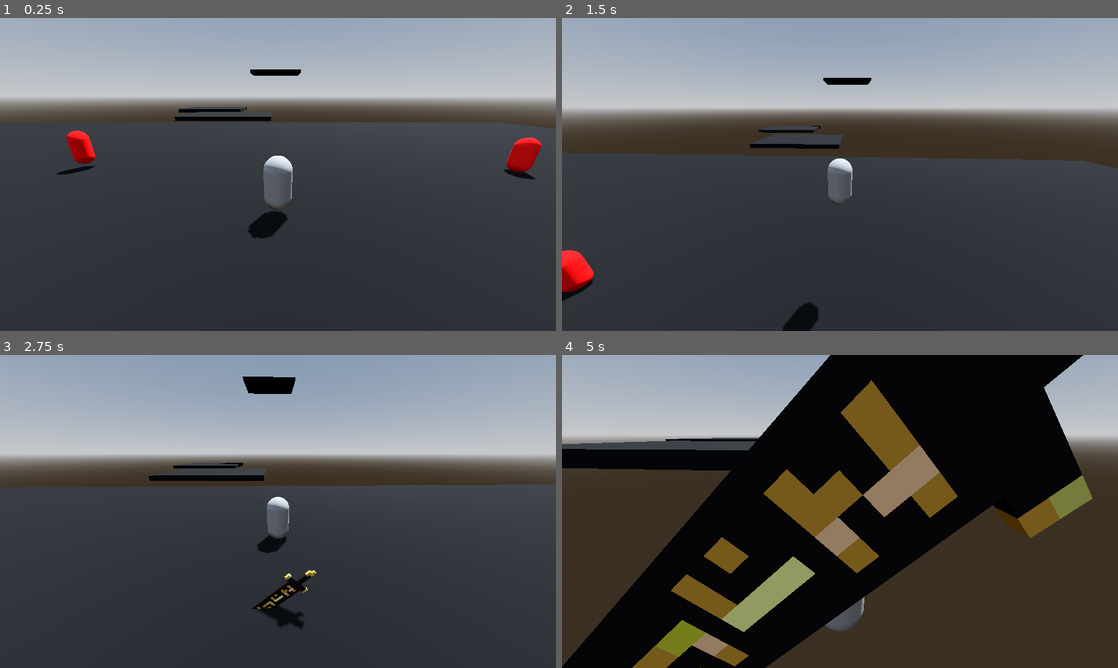
Above: before the commit, frames 1-4 (two rows, left to right).
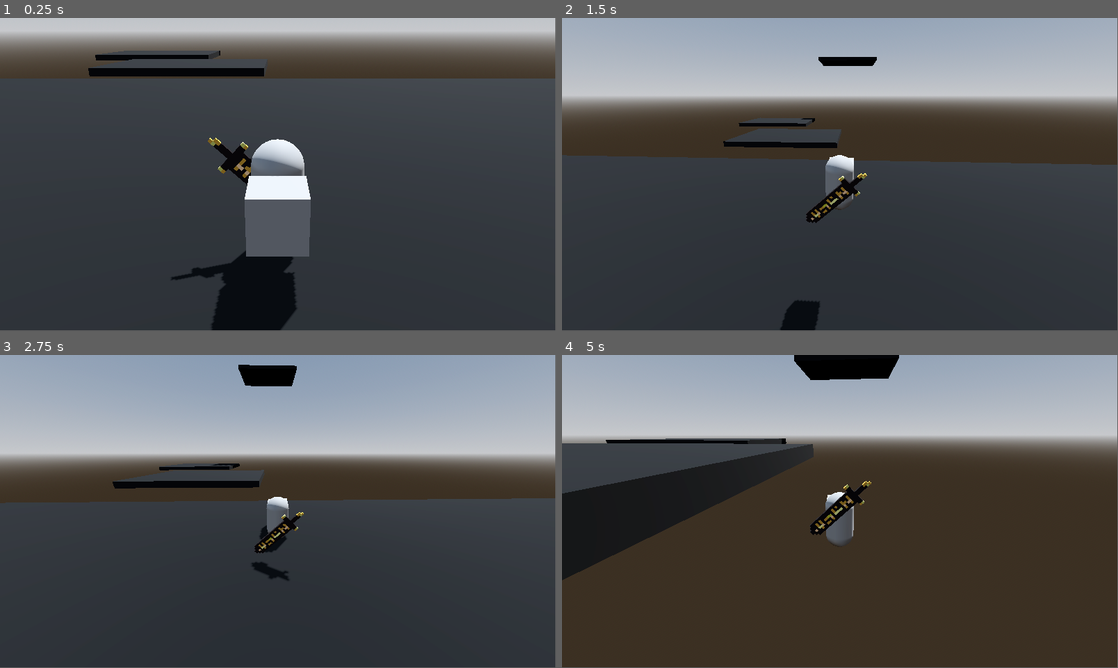
Above: after the commit, the same moments.

Repository: ChristopherBotha/CanonSavio
Game: Godot game, scene res://levels/World.tscn
The game is run twice, just before and just after one commit, with the same random seed, the same clock (stepped at 60 frames per second) and the same inputs.
Inputs (mouse positions are in pixels of both pictures, inside the frame that each line leads up to):
- Up to frame 1 (0.25 s): no input
- Up to frame 2 (1.5 s): tap Enter (ui_accept) at 0.5, 0.77 s; move the mouse to (867, 174) at 0.52 s; hold Shift (sprint) 0.53-1.28 s; hold W (up) from 0.53 s (still down); click (867, 174) at 0.8 s; move the mouse to (812, 174) at 1.27 s; click (812, 174) at 1.35 s
- Up to frame 3 (2.75 s): keep holding W (up); tap Enter (ui_accept) at 1.52 s; tap Shift (sprint) at 1.55 s; move the mouse to (289, 505) at 2.02 s; hold Shift (sprint) from 2.03 s (still down); click (289, 505) at 2.3 s
- Up to frame 4 (5 s): keep holding W (up); move the mouse to (834, 517) at 2.77 s; release Shift (sprint) at 2.78 s; click (834, 517) at 2.85 s; tap Enter (ui_accept) at 3.02, 3.77, 4.52 s; tap Shift (sprint) at 3.05, 4.55 s; move the mouse to (878, 514) at 3.52 s; hold Shift (sprint) 3.53-4.28 s; click (878, 514) at 3.8 s; move the mouse to (795, 508) at 4.27 s; click (795, 508) at 4.35 s
In our replay, the window is 800x450 before the commit and 799x449 after it. These sizes can differ from the game's own. Grey fills any space a smaller window leaves; there, only what the larger window draws over its background counts as a difference.

The runs differ from the first frame. In frame 1, 39% of the frame differs, in the area x 0-100%, y 0-100%; in frame 2, 11%; in frame 3, 7.6%; in frame 4, 58%.

Commit message:
chain mechanic

Diff:
--- a/Enemies/enemy.tscn
+++ b/Enemies/enemy.tscn
@@ -9,7 +9,7 @@
 
 [sub_resource type="CapsuleShape3D" id="CapsuleShape3D_vp1y6"]
 
-[node name="Enemy" type="CharacterBody3D"]
+[node name="Enemy" type="CharacterBody3D" groups=["Enemies"]]
 script = ExtResource("1_1tkjx")
 
 [node name="MeshInstance3D" type="MeshInstance3D" parent="."]
--- a/Player/Player.gd
+++ b/Player/Player.gd
@@ -4,10 +4,12 @@
 var SPEED = 5.0
 var JUMP_VELOCITY = 4.5
 
+
+
 # Get the gravity from the project settings to be synced with RigidBody nodes.
 var gravity = ProjectSettings.get_setting("physics/3d/default_gravity")
 
-var maxSpeed : float = 10.0
+var maxSpeed : float = 15
 var minSpeed : float = 0.0
 var maxJumpHeight : float = 6
 
@@ -18,6 +20,7 @@
 @onready var body = $Body
 @onready var back = $Body/Back
 @onready var camera = $Camera_Orbit/h/v/SpringArm3D/Camera3D
+@onready var cams = $Camera_Orbit
 var h_rot
 
 func _physics_process(delta):
@@ -46,7 +49,7 @@
 
 #	var direction = (transform.basis * Vector3(input_dir.x, 0, input_dir.y)).normalized()
 
-	if input_dir.z != 0 or input_dir.x != 0:
+	if input_dir.z != 0 or input_dir.x != 0 :
 		body.rotation.y = lerp_angle(body.rotation.y, atan2(input_dir.x, input_dir.z), delta * 5)
 
 	if input_dir and !is_on_floor():
--- a/Player/Player.tscn
+++ b/Player/Player.tscn
@@ -8,13 +8,11 @@
 [ext_resource type="Script" path="res://Player/Idle.gd" id="5_ttj82"]
 [ext_resource type="ArrayMesh" uid="uid://8m40bfpr1i3" path="res://weapons/Sword-0-Sword.obj" id="6_dphkx"]
 [ext_resource type="Texture2D" uid="uid://butna4rf3v77n" path="res://weapons/Sword-0-Sword.png" id="7_bk4g1"]
+[ext_resource type="PackedScene" uid="uid://bgeptktrjpeup" path="res://weapons/chain.tscn" id="7_cliux"]
 
 [sub_resource type="CapsuleShape3D" id="CapsuleShape3D_5u2jp"]
 
 [sub_resource type="CapsuleMesh" id="CapsuleMesh_0wx0t"]
-
-[sub_resource type="BoxShape3D" id="BoxShape3D_rwcpr"]
-size = Vector3(0.3, 2, 1)
 
 [sub_resource type="StandardMaterial3D" id="StandardMaterial3D_64tf8"]
 albedo_texture = ExtResource("7_bk4g1")
@@ -32,23 +30,19 @@
 skeleton = NodePath("../..")
 
 [node name="Back" type="Node3D" parent="Body"]
-transform = Transform3D(1, 0, 0, 0, 1, 0, 0, 0, 1, -0.112669, 0.0189176, -0.781431)
+transform = Transform3D(1, 0, 0, 0, 1, 0, 0, 0, 1, -0.112669, 0.411911, -0.781431)
 
 [node name="holsterSword" type="Marker3D" parent="Body/Back"]
 top_level = true
 script = ExtResource("2_a4i7v")
 
-[node name="Area3D" type="Area3D" parent="Body/Back/holsterSword"]
-
-[node name="CollisionShape3D" type="CollisionShape3D" parent="Body/Back/holsterSword/Area3D"]
-transform = Transform3D(-0.0444672, -0.726455, 0.685774, -0.0470063, 0.687214, 0.724932, -0.997904, 0, -0.0647064, 0.148879, -0.211216, -0.0322895)
-shape = SubResource("BoxShape3D_rwcpr")
-
-[node name="Sword-0-sword" type="MeshInstance3D" parent="Body/Back/holsterSword/Area3D"]
+[node name="Sword-0-sword" type="MeshInstance3D" parent="Body/Back/holsterSword"]
 transform = Transform3D(-0.031127, -0.508518, 0.480042, -0.0329044, 0.48105, 0.507453, -0.698533, 1.04308e-08, -0.0452945, 0.919651, -0.994198, 5.96046e-08)
 mesh = ExtResource("6_dphkx")
-skeleton = NodePath("../../../../..")
+skeleton = NodePath("../../../..")
 surface_material_override/0 = SubResource("StandardMaterial3D_64tf8")
+
+[node name="Chain2" parent="Body" instance=ExtResource("7_cliux")]
 
 [node name="Camera_Orbit" type="Node3D" parent="."]
 script = ExtResource("2_60t8r")
@@ -65,6 +59,7 @@
 
 [node name="Camera3D" type="Camera3D" parent="Camera_Orbit/h/v/SpringArm3D"]
 transform = Transform3D(1, 0, 0, 0, 0.933755, 0.357912, 0, -0.357912, 0.933755, 0, 2.22281, 3.60407)
+fov = 37.8493
 script = ExtResource("2_b20r0")
 
 [node name="State_Machine" type="Node" parent="."]
--- a/Player/holsterSword.gd
+++ b/Player/holsterSword.gd
@@ -3,7 +3,7 @@
 var player = owner
 var player_pos
 
-@export var delay : float = 0.05
+@export var delay : float = 0.2
 @export  var y_axis = 0.8
 @export  var x_axis = 0.5
 @export  var z_axis = 0.5
@@ -11,16 +11,14 @@
 # Called when the node enters the scene tree for the first time.
 func _ready():
 
-	var tween = get_tree().create_tween().set_loops()
-	tween.tween_property(self, "position:y", 0.2, 2).as_relative()
-	tween.tween_property(self, "position:y", -0.2, 2).as_relative()
-
-
-
+#	var tween = get_tree().create_tween().set_loops()
+#	tween.tween_property(self, "position:y", owner.global_position.y + 0.2, 2).as_relative()
+#	tween.tween_property(self, "position:y", owner.global_position.y + -0.2, 2).as_relative()
+	pass
 # Called every frame. 'delta' is the elapsed time since the previous frame.
 func _process(delta):
 
-	player_pos = Vector3(owner.back.global_position.x ,owner.back.global_position.y - y_axis, owner.back.global_position.z)
+	player_pos = Vector3(owner.back.global_position.x ,owner.back.global_position.y, owner.back.global_position.z)
 
 	global_position = global_position.lerp(player_pos, delay)
 	rotation = owner.body.rotation
--- /dev/null
+++ b/motion_blur/moblur_shader.gdshader
@@ -0,0 +1,47 @@
+shader_type spatial;
+render_mode depth_test_disabled, depth_draw_never, unshaded, cull_disabled;
+
+uniform vec3 linear_velocity;
+uniform vec3 angular_velocity; //rads
+uniform int iteration_count : hint_range(2, 50);
+uniform float intensity : hint_range(0, 1);
+uniform float startRadius : hint_range(0, 1);
+
+void fragment()
+{
+	float depth = texture(DEPTH_TEXTURE, SCREEN_UV).r;
+
+	//Turn the current pixel from ndc to world coordinates
+	vec3 pixel_pos_ndc = vec3(SCREEN_UV*2.0-1.0, depth*2.0-1.0);
+    vec4 pixel_pos_clip = INV_PROJECTION_MATRIX * vec4(pixel_pos_ndc,1.0);
+    vec3 pixel_pos_cam = pixel_pos_clip.xyz / pixel_pos_clip.w;
+	vec3 pixel_pos_world = (inverse(INV_VIEW_MATRIX) * vec4(pixel_pos_cam, 1.0)).xyz;
+
+	//Calculate total velocity which combines linear velocity and angular velocity
+	vec3 cam_pos = inverse(INV_VIEW_MATRIX)[3].xyz; //Correct
+	vec3 r = pixel_pos_world - cam_pos;
+	vec3 total_velocity = linear_velocity + cross(angular_velocity, r);
+
+	//Offset the world pos by the total velocity, then project back to ndc coordinates
+	vec3 pixel_prevpos_world = pixel_pos_world - total_velocity;
+	vec3 pixel_prevpos_cam =  ((INV_VIEW_MATRIX) * vec4(pixel_prevpos_world, 1.0)).xyz;
+	vec4 pixel_prevpos_clip =  PROJECTION_MATRIX * vec4(pixel_prevpos_cam, 1.0);
+	vec3 pixel_prevpos_ndc = pixel_prevpos_clip.xyz / pixel_prevpos_clip.w;
+
+	//Calculate how much the pixel moved in ndc space
+	vec2 pixel_diff_ndc = pixel_prevpos_ndc.xy - pixel_pos_ndc.xy;
+
+	vec3 col = vec3(0.0);
+	float counter = 0.0;
+	if(length(r) >= startRadius){
+		for (int i = 0; i < iteration_count; i++)
+		{
+			vec2 offset = pixel_diff_ndc * (float(i) / float(iteration_count) - 0.5) * intensity;
+			col += textureLod(SCREEN_TEXTURE, SCREEN_UV + offset,0.0).rgb;
+			counter++;
+		}
+		ALBEDO = col / counter;
+	}
+	else
+		ALBEDO = textureLod(SCREEN_TEXTURE, SCREEN_UV, 0.0).rgb;
+}
--- /dev/null
+++ b/motion_blur/motion_blur.gd
@@ -0,0 +1,35 @@
+@tool
+extends MeshInstance3D
+
+var cam_pos_prev = Vector3()
+var cam_rot_prev = Quaternion()
+
+func _process(_delta):
+	#OS.delay_msec(30)
+
+	var mat: ShaderMaterial = get_surface_override_material(0)
+
+#	if owner.camera != null:
+	var cam = owner.cams
+#		assert(cam is Camera3D)
+
+	# Linear velocity is just difference in positions between two frames.
+	var velocity = cam.global_transform.origin - cam_pos_prev
+
+	# Angular velocity is a little more complicated, as you can see.
+	# See https://math.stackexchange.com/questions/160908/how-to-get-angular-velocity-from-difference-orientation-quaternion-and-time
+	var cam_rot = Quaternion(cam.global_transform.basis)
+	var cam_rot_diff = cam_rot - cam_rot_prev
+	var cam_rot_conj = conjugate(cam_rot)
+	var ang_vel = (cam_rot_diff * 2.0) * cam_rot_conj;
+	ang_vel = Vector3(ang_vel.x, ang_vel.y, ang_vel.z) # Convert Quat to Vector3
+
+	mat.set_shader_parameter("linear_velocity", velocity)
+	mat.set_shader_parameter("angular_velocity", ang_vel)
+
+	cam_pos_prev = cam.global_transform.origin
+	cam_rot_prev = Quaternion(cam.global_transform.basis)
+
+# Calculate the conjugate of a quaternion.
+func conjugate(quat):
+	return Quaternion(-quat.x, -quat.y, -quat.z, quat.w)
--- /dev/null
+++ b/motion_blur/motion_blur.tscn
@@ -0,0 +1,23 @@
+[gd_scene load_steps=5 format=3 uid="uid://fn4ue284pmgv"]
+
+[ext_resource type="Shader" path="res://motion_blur/moblur_shader.gdshader" id="1_k5wmj"]
+[ext_resource type="Script" path="res://motion_blur/motion_blur.gd" id="2_lkr00"]
+
+[sub_resource type="PlaneMesh" id="1"]
+size = Vector2(40, 20)
+
+[sub_resource type="ShaderMaterial" id="ShaderMaterial_h45ax"]
+render_priority = -1
+shader = ExtResource("1_k5wmj")
+shader_parameter/angular_velocity = Vector3(0, 0, 0)
+shader_parameter/intensity = 0.9
+shader_parameter/iteration_count = 50
+shader_parameter/linear_velocity = Vector3(0, 0, 0)
+shader_parameter/startRadius = 0.5
+
+[node name="motion_blur" type="MeshInstance3D"]
+transform = Transform3D(1, 0, 0, 0, -4.37114e-08, -1, 0, 1, -4.37114e-08, 0, 0, -2)
+cast_shadow = 0
+mesh = SubResource("1")
+surface_material_override/0 = SubResource("ShaderMaterial_h45ax")
+script = ExtResource("2_lkr00")
--- a/project.godot
+++ b/project.godot
@@ -48,10 +48,6 @@
 SignalBus="*res://scripts/SignalBus.gd"
 Game="*res://scripts/Game.gd"
 
-[display]
-
-window/stretch/mode="canvas_items"
-
 [input]
 
 sprint={
@@ -84,6 +80,16 @@
 "events": [Object(InputEventKey,"resource_local_to_scene":false,"resource_name":"","device":0,"window_id":0,"alt_pressed":false,"shift_pressed":false,"ctrl_pressed":false,"meta_pressed":false,"pressed":false,"keycode":0,"physical_keycode":32,"unicode":0,"echo":false,"script":null)
 ]
 }
+chain={
+"deadzone": 0.5,
+"events": [Object(InputEventMouseButton,"resource_local_to_scene":false,"resource_name":"","device":-1,"window_id":0,"alt_pressed":false,"shift_pressed":false,"ctrl_pressed":false,"meta_pressed":false,"button_mask":0,"position":Vector2(0, 0),"global_position":Vector2(0, 0),"factor":1.0,"button_index":1,"pressed":false,"double_click":false,"script":null)
+]
+}
+aim={
+"deadzone": 0.5,
+"events": [Object(InputEventMouseButton,"resource_local_to_scene":false,"resource_name":"","device":-1,"window_id":0,"alt_pressed":false,"shift_pressed":false,"ctrl_pressed":false,"meta_pressed":false,"button_mask":0,"position":Vector2(0, 0),"global_position":Vector2(0, 0),"factor":1.0,"button_index":2,"pressed":false,"double_click":false,"script":null)
+]
+}
 
 [xr]
 
--- /dev/null
+++ b/weapons/Chain.gd
@@ -0,0 +1,28 @@
+extends Node3D
+
+var distance
+var victim = null
+
+# Called every frame. 'delta' is the elapsed time since the previous frame.
+func _process(delta):
+	if $RayCast3D.get_collider():
+		if Input.is_action_pressed("chain"):
+			distance = transform.origin.distance_to($RayCast3D.get_collision_point())
+			$Scaler.scale.z = distance
+			if victim != null:
+				victim.global_position = victim.global_position.lerp(owner.global_position, 0.3)
+		else:
+			$Scaler.scale.z = 0.01
+
+
+
+
+func _on_area_3d_body_entered(body):
+	if body.is_in_group("Enemies"):
+
+		victim = body
+
+func _on_area_3d_body_exited(body):
+	if body.is_in_group("Enemies"):
+		victim = null
+	pass # Replace with function body.
--- /dev/null
+++ b/weapons/chain.tscn
@@ -0,0 +1,28 @@
+[gd_scene load_steps=4 format=3 uid="uid://bgeptktrjpeup"]
+
+[ext_resource type="Script" path="res://weapons/Chain.gd" id="1_dflix"]
+
+[sub_resource type="BoxMesh" id="BoxMesh_k63lx"]
+
+[sub_resource type="BoxShape3D" id="BoxShape3D_rljjr"]
+
+[node name="Chain" type="Node3D"]
+script = ExtResource("1_dflix")
+
+[node name="RayCast3D" type="RayCast3D" parent="."]
+target_position = Vector3(0, 0, 1000)
+
+[node name="Scaler" type="Node3D" parent="."]
+
+[node name="MeshInstance3D" type="MeshInstance3D" parent="Scaler"]
+transform = Transform3D(1, 0, 0, 0, 1, 0, 0, 0, 1, 0, 0, 1)
+mesh = SubResource("BoxMesh_k63lx")
+
+[node name="Area3D" type="Area3D" parent="Scaler"]
+
+[node name="CollisionShape3D" type="CollisionShape3D" parent="Scaler/Area3D"]
+transform = Transform3D(1.3, 0, 0, 0, 1.3, 0, 0, 0, 1.3, 0, 0, 1)
+shape = SubResource("BoxShape3D_rljjr")
+
+[connection signal="body_entered" from="Scaler/Area3D" to="." method="_on_area_3d_body_entered"]
+[connection signal="body_exited" from="Scaler/Area3D" to="." method="_on_area_3d_body_exited"]
